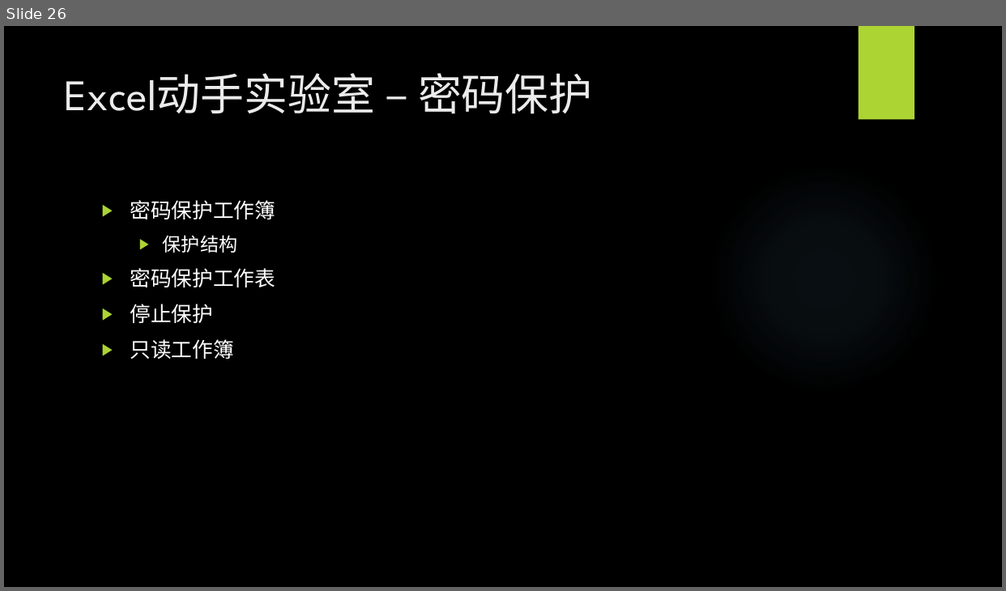
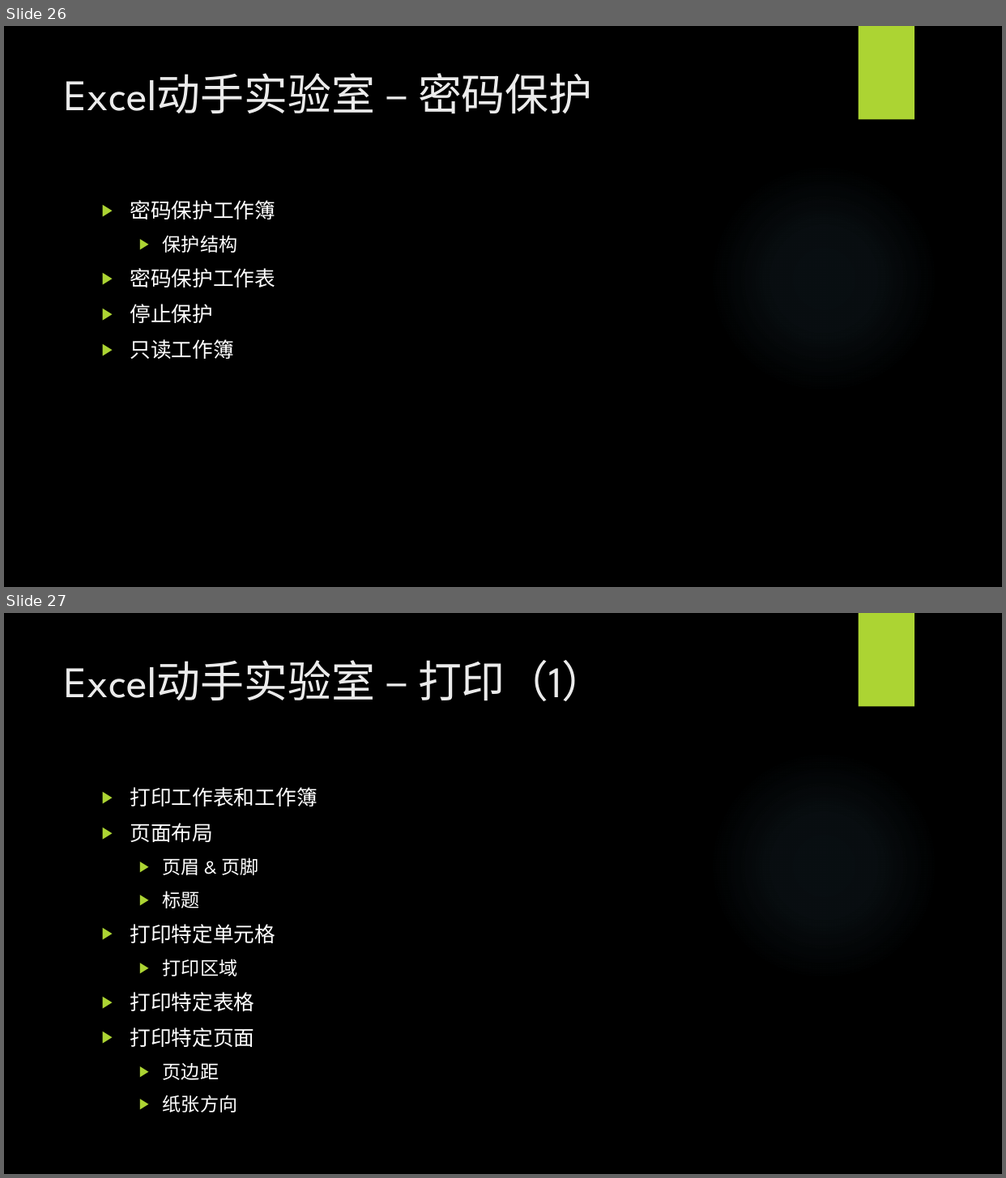
Before and after one commit to BigEgg/OfficeTraining, a slide deck: Excel动手实验室.pptx. Shown one above the other, each under a label of ours: slide 26 before the commit, slides 26 and 27 after it. The pictures are 1006x591 and 1006x1178 pixels, drawn with LibreOffice and Linux fonts; fonts in the diff are those of the drawing; background and template pictures are left out. Boxes give left, top, right and bottom in pixels: in the first picture for what was removed or moved away, otherwise in the second. Text is boxed around its words. In the diff, an @@ line names an element or a change of style, - is before the commit and + after.

```diff
--- a/Excel动手实验室.pptx
+++ b/Excel动手实验室.pptx
@@ slide 27 added at [4,613,1002,1174], background picture (left out); not listed: 2 template elements that a slide beside it also shows @@
@@ title added at [65,660,606,701], 42 pt, text #EBEBEB @@
+Excel动手实验室 – 打印（1）
@@ text added at [130,787,317,1113], 20 pt, text #FFFFFF @@
+▶ 打印工作表和工作簿
+▶ 页面布局
+  ▶ 页眉 & 页脚
+  ▶ 标题
+▶ 打印特定单元格
+  ▶ 打印区域
+▶ 打印特定表格
+▶ 打印特定页面
+  ▶ 页边距
+  ▶ 纸张方向
```
Also in this commit, not shown: 1 slide changed, 1 other slide added.
